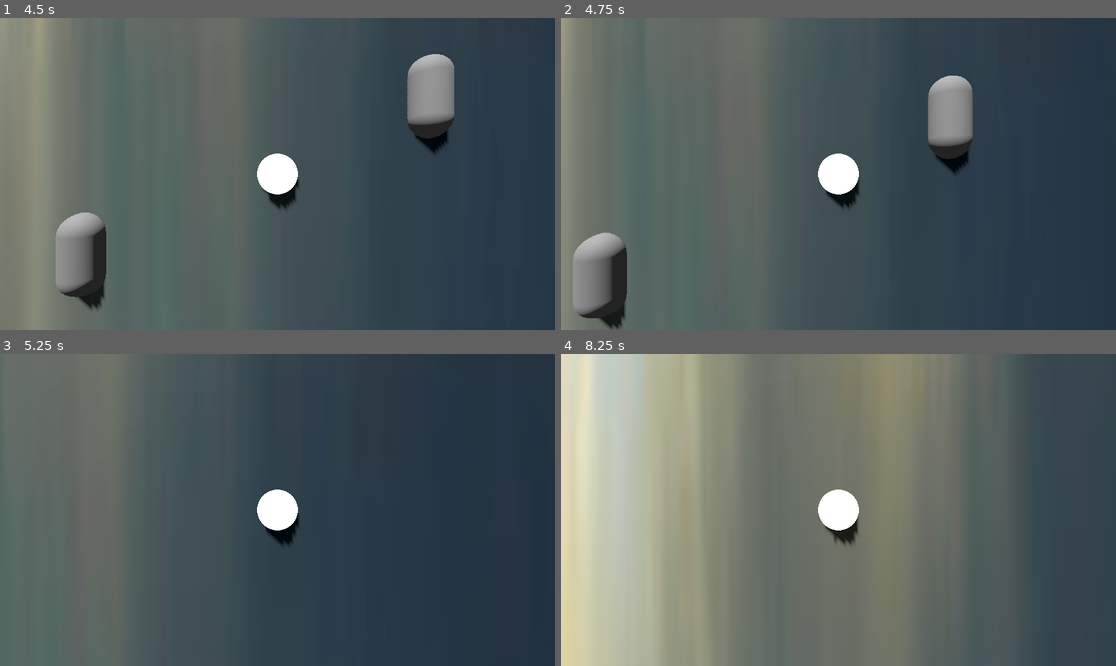
Above: before the commit, frames 1-4 (two rows, left to right).
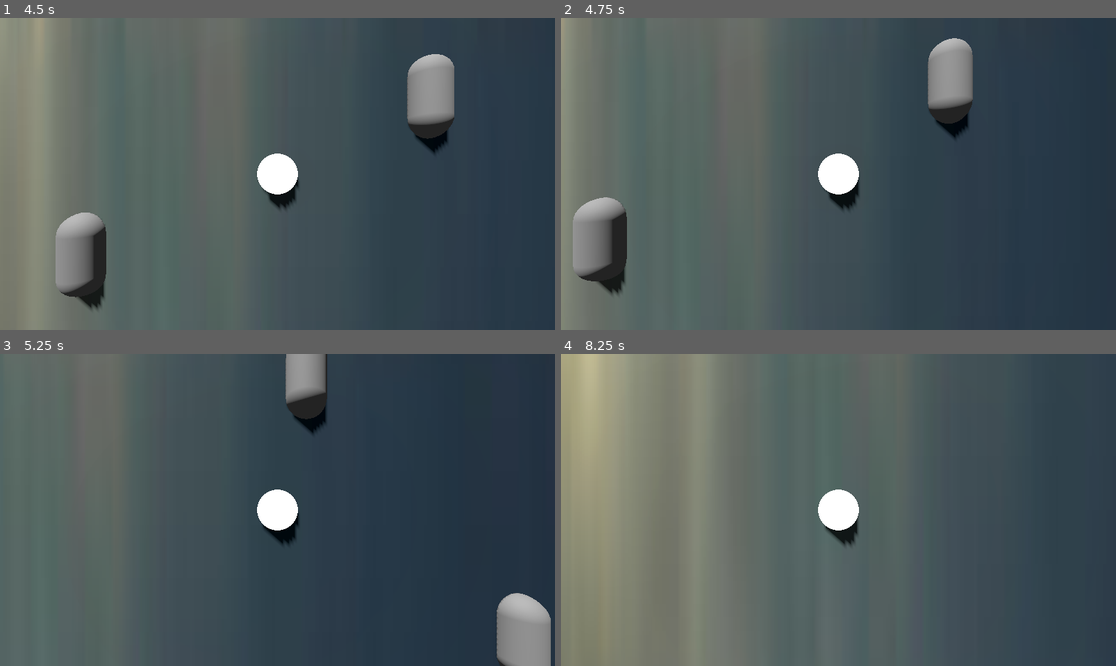
Above: after the commit, the same moments.

Repository: akkajoe/FallingUp
Game: Godot game, scene res://main.tscn
Two runs of this game, one before a commit and one after it. Both use one fixed random seed, a clock stepped at 60 frames per second and the inputs below.
Inputs:
- Up to frame 1 (4.5 s): hold Right (right) 0.53-1.28 s; hold A (left) 1.28-2.03 s; hold Right (right) 2.03-3.53 s; hold A (left) from 3.53 s (still down)
- Up to frame 2 (4.75 s): keep holding A (left)
- Up to frame 3 (5.25 s): keep holding A (left)
- Up to frame 4 (8.25 s): release A (left) at 5.78 s; hold Right (right) 5.78-8.03 s; hold A (left) from 8.03 s (still down)

Frame 1 is identical in both runs. In frame 2, 5.1% of the frame differs, in the area x 2-75%, y 6-100%; in frame 3, 3.7%; in frame 4, 50%, in the area x 0-81%, y 0-100%.

Commit message:
changed game over logic, fail is sink for >10s

Diff:
--- a/fallingup/chunk.gd
+++ b/fallingup/chunk.gd
@@ -1,9 +1,9 @@
 # chunk.gd  (attach to each Chunk scene root; Node3D)
 extends Node3D
 
-@export var chunk_height: float         = 100.0
-@export var obstacle_scene: PackedScene = preload("res://obstacle.tscn")
-@export var obstacles_per_chunk: int   = 800
+@export var chunk_height  = 100.0
+@export var obstacle_scene = preload("res://obstacle.tscn")
+@export var obstacles_per_chunk = 800
 
 # shared across all chunks, only for spacing checks:
 static var global_positions: Array[Vector3] = []
--- a/fallingup/obstacle.gd
+++ b/fallingup/obstacle.gd
@@ -2,22 +2,19 @@
 extends Area3D
 
 func _ready() -> void:
-	var handler = Callable(self, "_on_body_entered")
-	if not body_entered.is_connected(handler):
-		body_entered.connect(handler)
+	body_entered.connect(_on_body_entered)
 
 func _on_body_entered(body: Node) -> void:
 	if body.name != "player":
 		return
 
-	# 1) Find the WorldEnvironment node in the current scene
-	var world_env_node := get_tree().get_current_scene().get_node("WorldEnvironment") as WorldEnvironment
-	if world_env_node:
-		# 2) Grab its Environment resource
-		var env := world_env_node.environment
-		if env:
-			# 3) Bump the glow
-			env.glow_strength = clamp(env.glow_strength + 0.20, 0.0, 5.0)
+	# glow bump…
+	var world_env = get_tree().get_current_scene().get_node("WorldEnvironment") as WorldEnvironment
+	if world_env and world_env.environment:
+		world_env.environment.glow_strength = clamp(world_env.environment.glow_strength + 0.15, 0.0, 5.0)
 
-	# 4) Remove this obstacle
+	# notify player
+	var player = get_tree().get_current_scene().get_node("player")
+	player.register_collected_obstacle(self)
+
 	queue_free()
--- a/fallingup/player.gd
+++ b/fallingup/player.gd
@@ -1,47 +1,45 @@
+# player.gd
 extends CharacterBody3D
 
-@export var float_speed = 2; # How fast the person floats up
-@export var drift_speed = 4.0 # How fast the person rifts left to right
-@export var drift_smoothness = 5.0 # How smoothly they start drifting
+@export var float_speed = 2.0
+@export var sink_speed: = 2.0
+@export var drift_speed = 4.0
+@export var drift_smoothness = 5.0
+@export var sink_delay = 5.0  # seconds until sinking
 
-var  target_x_velocity = 0.0;
+var state  = "floating"
+var time_since_last_collect = 0.0
 
+func _ready():
+	name = "player"  # ensure the scene node is named "player"
 
-#func _ready():
-	#var mesh = $Node3D/playerMesh  # or whatever your mesh node is called
-	#if mesh.material_override and mesh.material_override is StandardMaterial3D:
-		#material = mesh.material_override
-		#material.emission_enabled = true
-		#material.emission_energy = 0.1
-		#print("innnnnnn")
-	#else:
-		#push_error("Player mesh is missing a proper StandardMaterial3D override!")
+func _physics_process(delta):
+	time_since_last_collect += delta
 
+	if state == "floating":
+		time_since_last_collect += delta
+		if time_since_last_collect >= sink_delay:
+			state = "sinking"
+			print("No collections for %.1f s — sinking!" % sink_delay)
 
-func _physics_process(delta): # delta is the time since the last frame
-	# Upward floating
-	velocity.y = float_speed;
+	# vertical
+	match state:
+		"floating": velocity.y = float_speed
+		"sinking":  velocity.y = -sink_speed
+		"gameover": velocity = Vector3.ZERO
 
-	# Get horizontal input
-	var input_x = Input.get_axis("left","right")
-	target_x_velocity = input_x * drift_speed
-	# Smoothly interpolate to desired x velocity (lerp)
-	velocity.x = lerpf(velocity.x, target_x_velocity, drift_smoothness * delta)
-	#print("pos: ", global_position)
+	# horizontal
+	var in_x = Input.get_axis("left","right")
+	velocity.x = lerpf(velocity.x, in_x * drift_speed, drift_smoothness * delta)
+	move_and_slide()
 
-	#if get_slide_collision_count() > 0 and last_bump_frame != Engine.get_physics_frames():
-		#for i in get_slide_collision_count():
-			#var collision = get_slide_collision(i)
-			#if collision.get_collider():  # Optional: further check tag/group/etc
-				#bump_count += 1
-				#last_bump_frame = Engine.get_physics_frames()
-#
-				#var intensity = clamp(0.1 + bump_count * 0.2, 0.1, max_brightness)
-				#material.emission_energy = intensity
-				#print("Bump #", bump_count, "- brightness:", intensity)
-				#print("Player scale:", scale)
-				#break  # only count one collision per frame
+# auto‐gameover if you sink for  too long
+	if state == "sinking" and time_since_last_collect >= 10.0:
+		state = "gameover"
+		print("Game Over!")	#
 
-
-
-	move_and_slide()
+func register_collected_obstacle(_obs: Node) -> void:
+	# reset to floating on any collect
+	state = "floating"
+	time_since_last_collect = 0.0
+	print("Collected! Back to floating.")
